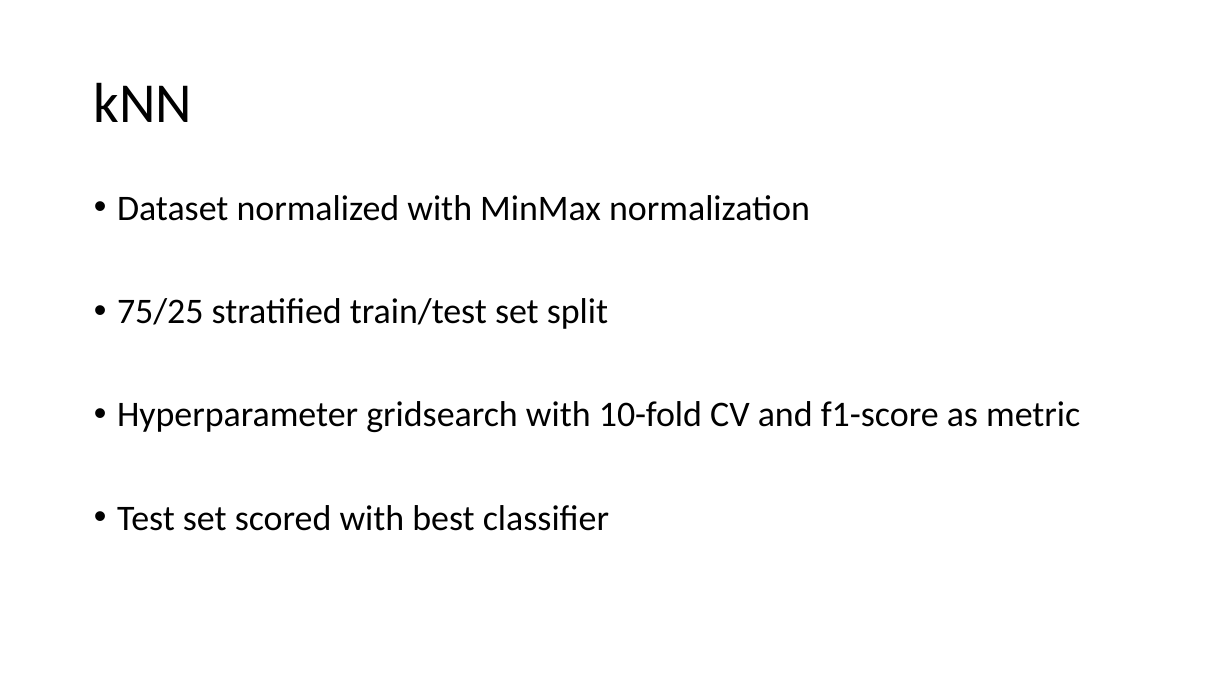
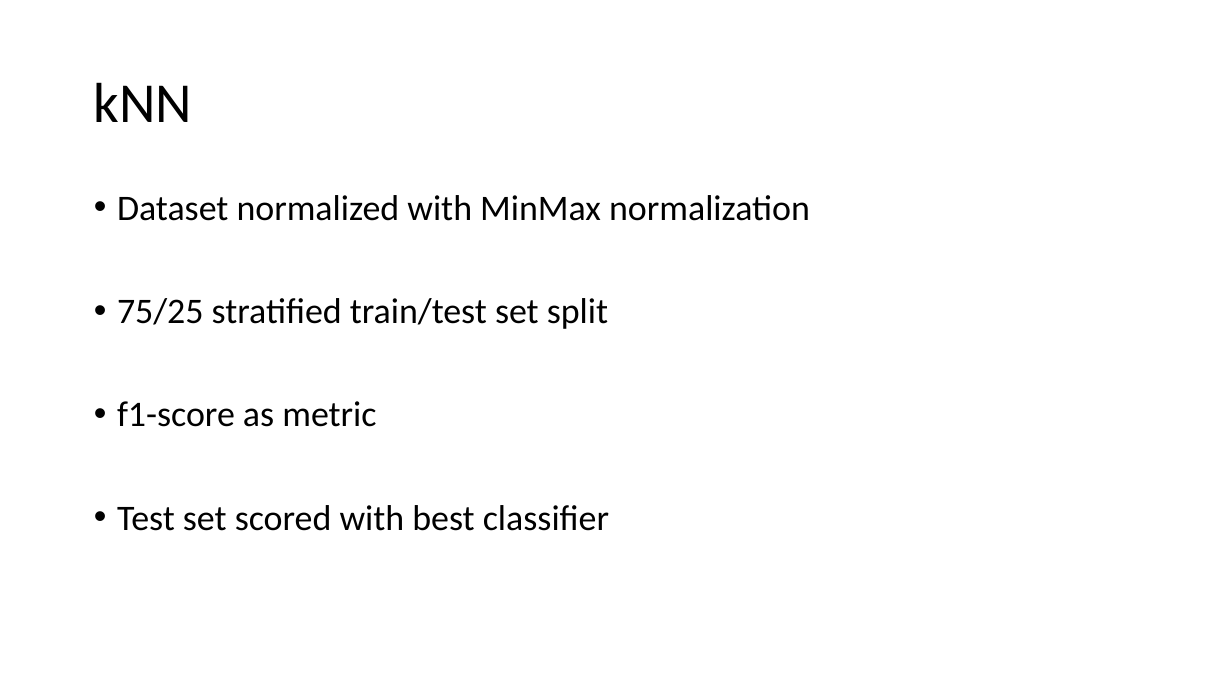
Before and after one commit to G-storz/ML_music_emotion, a slide deck: slide 6 of slides_phase2_team_oatmeal.pptx. Drawn at 1232x693 pixels with LibreOffice and Linux fonts; fonts in the diff are those of the drawing. Boxes give left, top, right and bottom in pixels: in the first picture for what was removed or moved away, otherwise in the second. Text is boxed around its words. In the diff, an @@ line names an element or a change of style, - is before the commit and + after.

```diff
--- a/slides_phase2_team_oatmeal.pptx
+++ b/slides_phase2_team_oatmeal.pptx
@@ text at (117, 401, 376, 427): text changed @@
-• Hyperparameter gridsearch with 10-fold CV and f1-score as metric
+• f1-score as metric
```
Also in this commit, not shown: 7 other slides changed, 1 other file.
